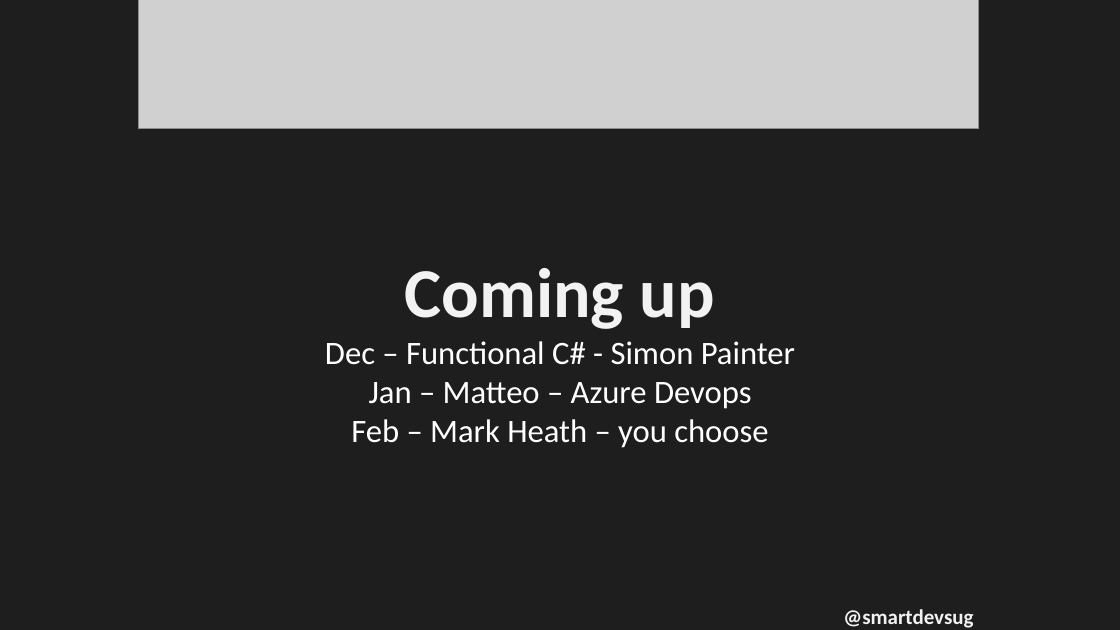
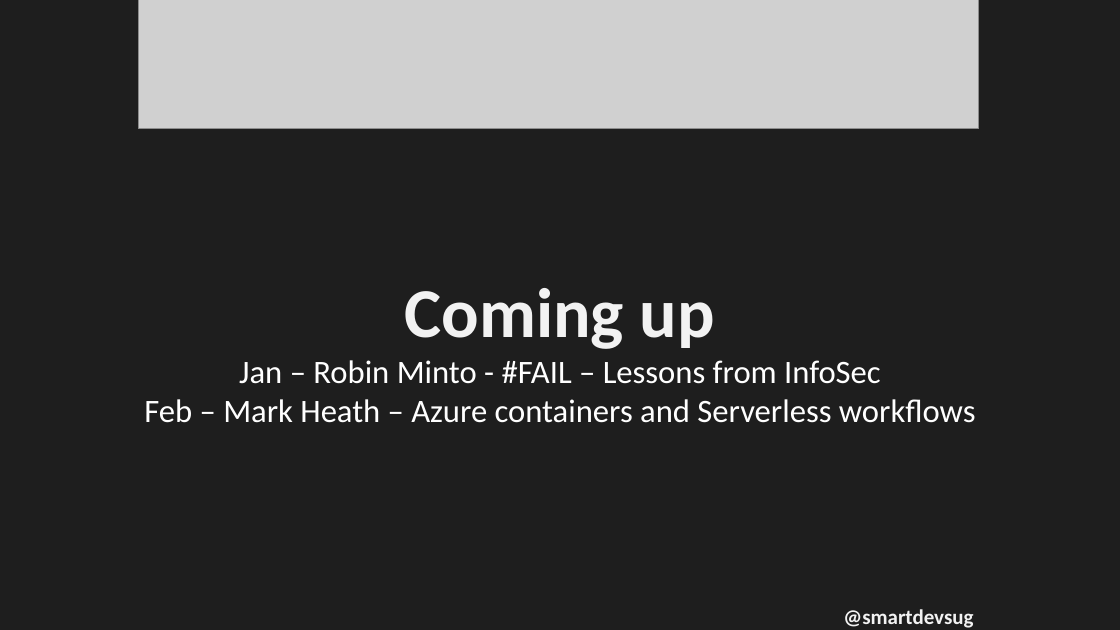
Before and after one commit to rippo/smartdevs, a slide deck: slide 5 of WelcomePresentation-SmartDevs.pptx. Drawn at 1120x630 pixels with LibreOffice and Linux fonts; fonts in the diff are those of the drawing; grey boxes stand for pictures. Boxes give left, top, right and bottom in pixels: in the first picture for what was removed or moved away, otherwise in the second. Text is boxed around its words. In the diff, an @@ line names an element or a change of style, - is before the commit and + after.

Commit message:
Dec 2018

```diff
--- a/WelcomePresentation-SmartDevs.pptx
+++ b/WelcomePresentation-SmartDevs.pptx
@@ text at (144, 360, 976, 423): text changed @@
-Dec – Functional C# - Simon Painter
-Jan – Matteo – Azure Devops
-Feb – Mark Heath – you choose
+Jan – Robin Minto - #FAIL – Lessons from InfoSec
+Feb – Mark Heath – Azure containers and Serverless workflows
```
Also in this commit, not shown: 1 other slide changed, 1 slide removed.
